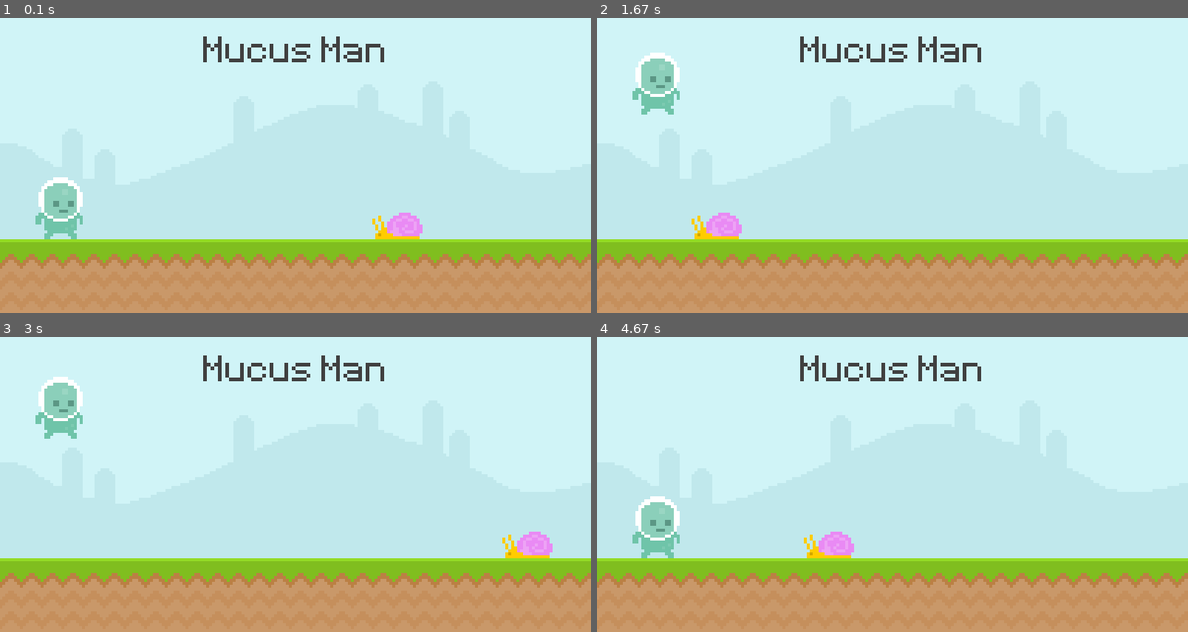
Above: before the commit, frames 1-4 (two rows, left to right).
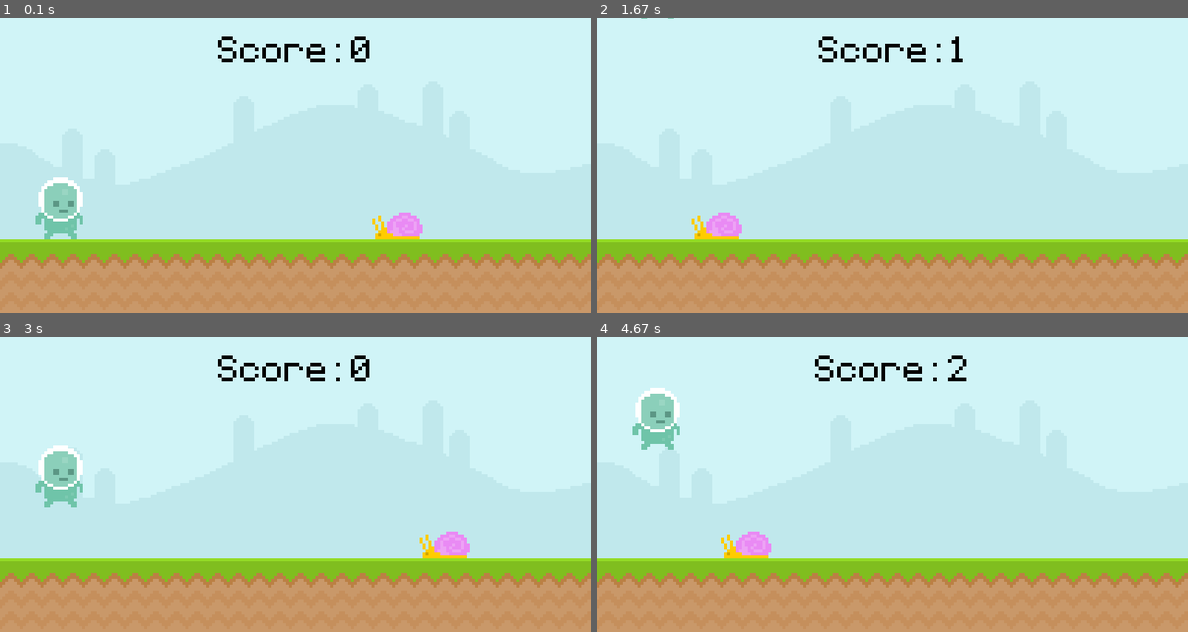
Above: after the commit, the same moments.

Repository: Willmo103/Pygame_intro
Game: pygame game, started from main.py
Two runs of this game, one before a commit and one after it. Both use one fixed random seed, a clock stepped at 60 frames per second and the inputs below.
Inputs:
- Up to frame 1 (0.1 s): no input
- Up to frame 2 (1.67 s): tap Space at 0.33, 1.23, 1.53 s
- Up to frame 3 (3 s): tap Space at 1.73, 2.03, 2.23, 2.53, 2.8 s
- Up to frame 4 (4.67 s): tap Space at 3.13, 3.43, 3.57, 3.97, 4.27, 4.62 s

The runs differ from the first frame. In frame 1, 1.2% of the frame differs, in the area x 34-65%, y 6-15%; in frame 2, 2.5%; in frame 3, 4.8%, in the area x 6-94%, y 6-75%; in frame 4, 4.8%.

Commit message:
more game logic, game over and score

Diff:
--- a/main.py
+++ b/main.py
@@ -1,3 +1,4 @@
+import math
 import pygame
 from sys import exit
 
@@ -7,60 +8,94 @@
 pygame.display.set_caption("Runner")
 clock = pygame.time.Clock()
 test_font = pygame.font.Font("font/Pixeltype.ttf", 80)
+start_time = 0
+# Background surfaces:
 
-# Background surfaces
+# -- sky
 sky_surface = pygame.image.load("graphics/Sky.png").convert()
 
+# -- ground
 ground_surface = pygame.image.load("graphics/ground.png").convert()
 ground_rect = ground_surface.get_rect(topleft = (0, 300))
 
+# -- score
 score_surface = test_font.render(" Mucus Man ", False, (64, 64, 64))
 score_rect = score_surface.get_rect(center = (400, 50))
 
+def update_score():
+    time = pygame.time.get_ticks() / 1000
+    global test_font
+    score_value = int(time) - start_time
+    score_display = test_font.render("Score: " + str(score_value), False, (0, 0, 0))
+    score_display_rect = score_display.get_rect(center = (400, 50))
+    screen.blit(score_display, score_display_rect)
+
+
+# -- game_over
+game_over_surface = test_font.render(" GAME OVER ", False, (64, 64, 64))
+
+# -- info
+continue_surface = test_font.render("Press SPACE to Restart", False, (0, 0, 0))
+continue_rect = continue_surface.get_rect(center = (400, 350))
+
+# -- snail/ enemy
 snail_surface = pygame.image.load("graphics/snail/snail1.png").convert_alpha()
 snail_rect = snail_surface.get_rect(bottomright = (600, 300))
 
+# -- player
 player_surface = pygame.image.load("graphics/Player/player_walk_1.png").convert_alpha()
 player_rect = player_surface.get_rect(midbottom = (80, 300))
 player_gravity = 0
 
+
 # enter game loop
 running = True
+game_active = True
 while running:
     for event in pygame.event.get():
         if event.type == pygame.QUIT:
             pygame.quit()
             exit()
-        if event.type == pygame.KEYDOWN:
-            if event.key == pygame.K_SPACE:
-                print("space pressed")
-                if player_gravity == 0:
-                    player_gravity -= 20
-        if event.type == pygame.KEYUP:
-            if event.key == pygame.K_SPACE:
-                print("space released")
 
-    screen.blit(sky_surface, (0, 0))
-    screen.blit(ground_surface, ground_rect)
-    # pygame.draw.rect(screen, "Teal", score_rect, 10)
-    # pygame.draw.rect(screen, "Teal", score_rect)
-    screen.blit(score_surface, score_rect)
+        if game_active:
+            if event.type == pygame.KEYDOWN:
+                if event.key == pygame.K_SPACE:
+                    if player_gravity == 0:
+                        player_gravity -= 25
+        else:
+            if event.type == pygame.KEYDOWN and event.key == pygame.K_SPACE:
+                game_active = True
+                snail_rect.left = 800
+                start_time = int(pygame.time.get_ticks() / 1000)
 
-    snail_rect.x -= 4
-    if snail_rect.right <= 0: snail_rect.left = 800
-    screen.blit(snail_surface, snail_rect)
+    if game_active:
+        screen.blit(sky_surface, (0, 0))
+        screen.blit(ground_surface, ground_rect)
+        # pygame.draw.rect(screen, "Teal", score_rect, 10)
+        # pygame.draw.rect(screen, "Teal", score_rect)
+        # screen.blit(score_surface, score_rect)
+        update_score()
 
-    # player
-    player_gravity += 1
-    player_rect.y += player_gravity
-    if player_rect.colliderect(snail_rect):
-        # print("collision")
-        ...
-    if player_rect.colliderect(ground_rect):
-        player_rect.bottom = ground_rect.top
-        player_gravity = 0
+        snail_rect.x -= 4
+        if snail_rect.right <= 0: snail_rect.left = 800
+        screen.blit(snail_surface, snail_rect)
 
-    screen.blit(player_surface, player_rect)
+        # player
+        player_gravity += 1
+        player_rect.y += player_gravity
+        if player_rect.colliderect(ground_rect):
+            player_rect.bottom = ground_rect.top
+            player_gravity = 0
+
+        screen.blit(player_surface, player_rect)
+
+        if player_rect.colliderect(snail_rect):
+            game_active = False
+
+    if not game_active:
+        screen.fill("Yellow")
+        screen.blit(game_over_surface, score_rect)
+        screen.blit(continue_surface, continue_rect)
 
     pygame.display.update()
     # setting framerate floor to 60 cycle/sec
@@ -70,3 +105,4 @@
 # display surfaces is the background images
 # regular surfaces are separate stack-able surfaces
 # use the convert method on images to help pygame handle them better and your game run faster.
+# use rectangles to calculate collisions
